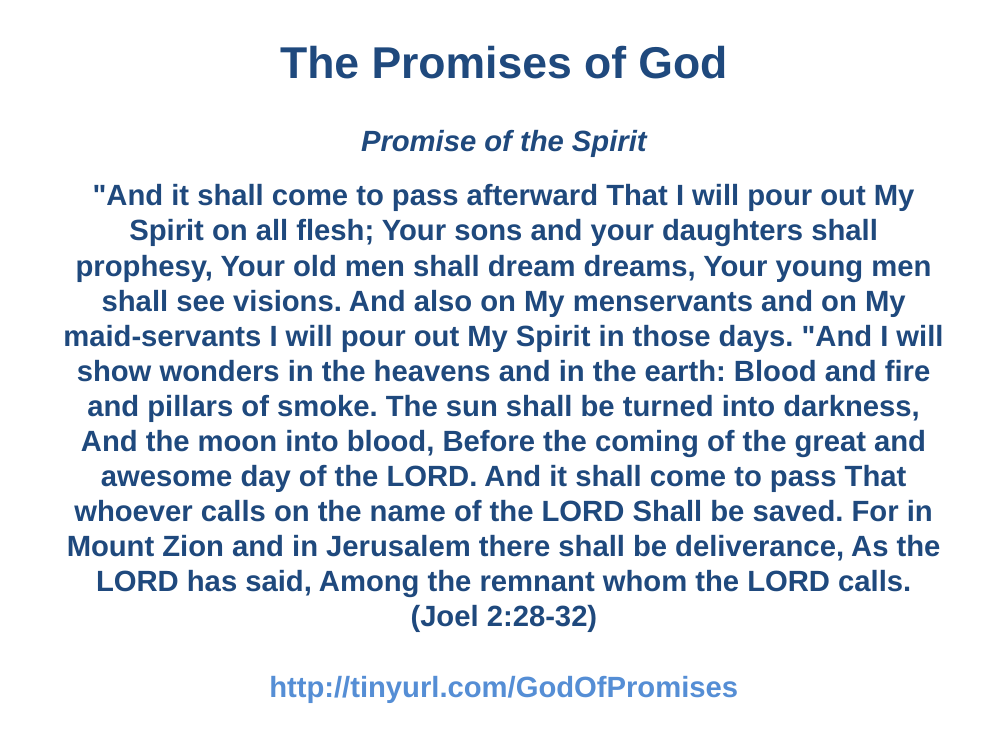
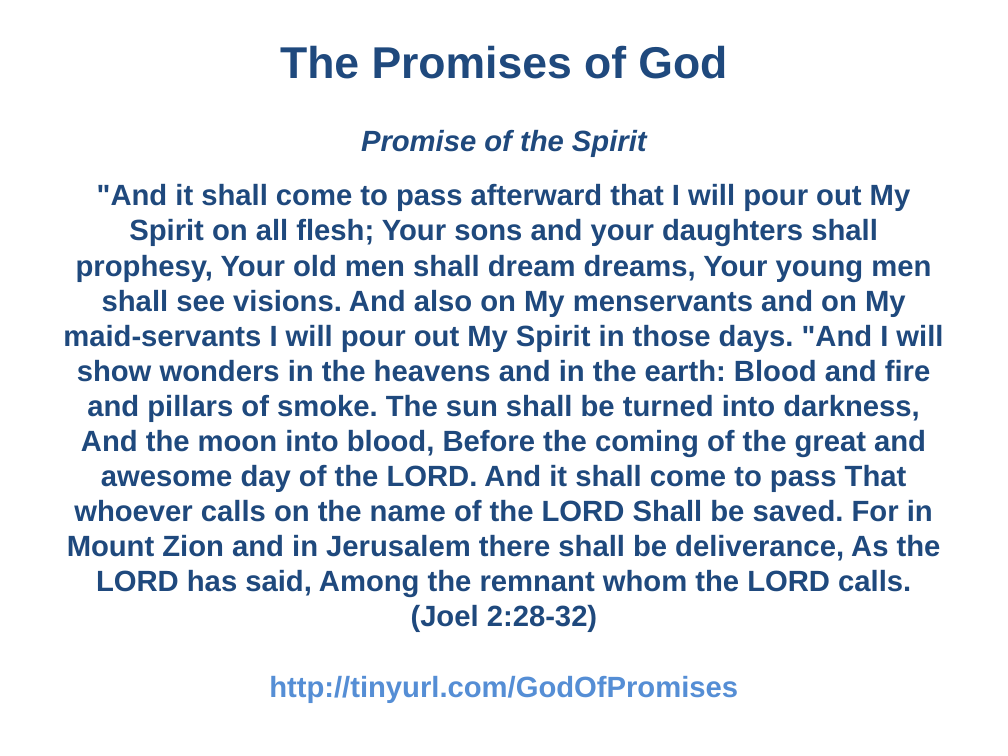
Before and after one commit to UsefulEngines/EvangelismPublic, a slide deck: slide 1 of 2025-Q4/Promises7/2025-11-15-Promises7.pptx. Drawn at 1008x756 pixels with LibreOffice and Linux fonts; fonts in the diff are those of the drawing. Boxes give left, top, right and bottom in pixels: in the first picture for what was removed or moved away, otherwise in the second. Text is boxed around its words. In the diff, an @@ line names an element or a change of style, - is before the commit and + after.

Commit message:
Update
Update

```diff
--- a/2025-Q4/Promises7/2025-11-15-Promises7.pptx
+++ b/2025-Q4/Promises7/2025-11-15-Promises7.pptx
@@ text at [63,183,943,597]: text changed @@
-"And it shall come to pass afterward That I will pour out My Spirit on all flesh; Your sons and your daughters shall prophesy, Your old men shall dream dreams, Your young men shall see visions. And also on My menservants and on My maid-servants I will pour out My Spirit in those days. "And I will show wonders in the heavens and in the earth: Blood and fire and pillars of smoke. The sun shall be turned into darkness, And the moon into blood, Before the coming of the great and awesome day of the LORD. And it shall come to pass That whoever calls on the name of the LORD Shall be saved. For in Mount Zion and in Jerusalem there shall be deliverance, As the LORD has said, Among the remnant whom the LORD calls.
+"And it shall come to pass afterward that I will pour out My Spirit on all flesh; Your sons and your daughters shall prophesy, Your old men shall dream dreams, Your young men shall see visions. And also on My menservants and on My maid-servants I will pour out My Spirit in those days. "And I will show wonders in the heavens and in the earth: Blood and fire and pillars of smoke. The sun shall be turned into darkness, And the moon into blood, Before the coming of the great and awesome day of the LORD. And it shall come to pass That whoever calls on the name of the LORD Shall be saved. For in Mount Zion and in Jerusalem there shall be deliverance, As the LORD has said, Among the remnant whom the LORD calls.
```
